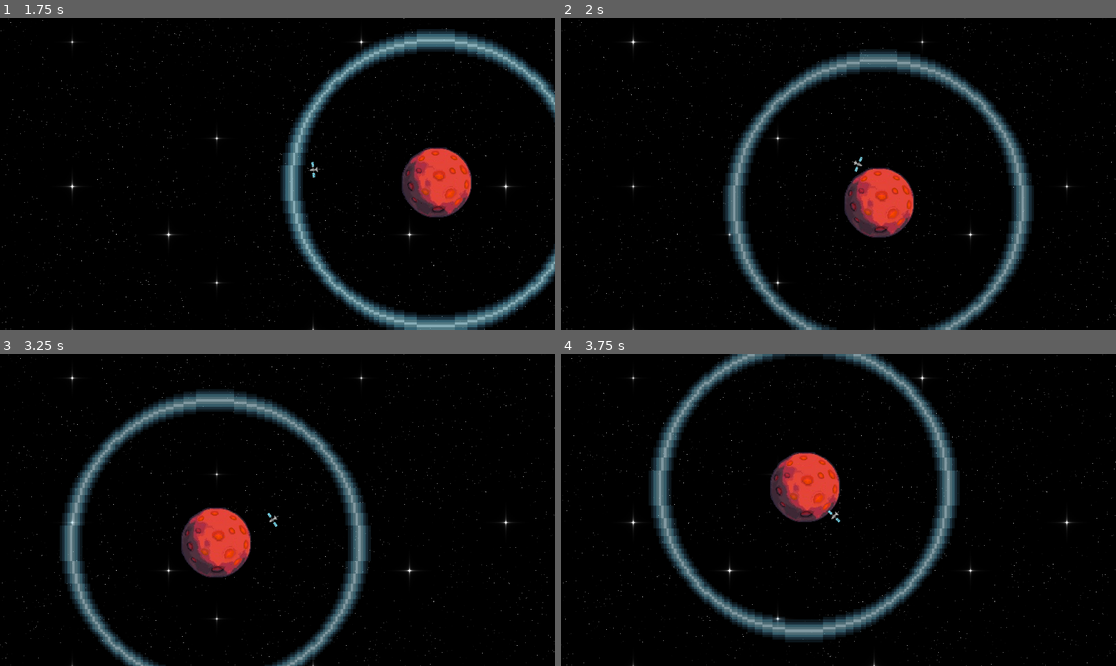
Above: before the commit, frames 1-4 (two rows, left to right).
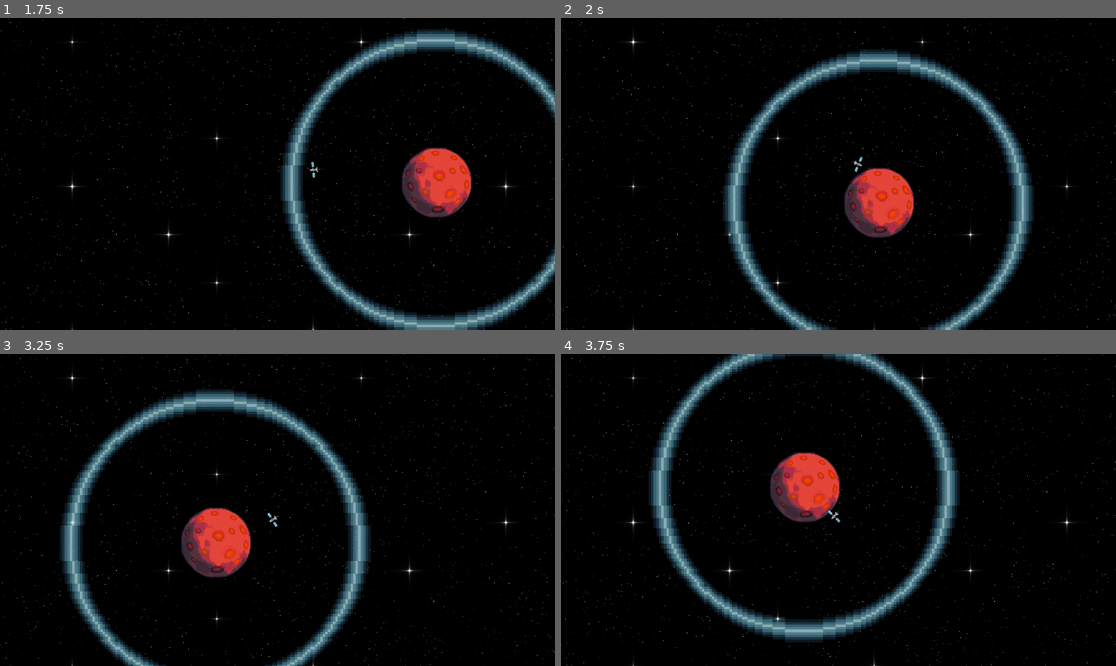
Above: after the commit, the same moments.

Repository: Revarsel/Planet_Loop
Game: Godot game, scene res://Scenes/world.tscn
Same seed, same stepped clock (60 frames per second), same inputs: the game is played once before the commit and once after it.
Inputs (mouse positions are in pixels of both pictures, inside the frame that each line leads up to):
- Up to frame 1 (1.75 s): click (138, 177) at 0.5 s; tap Enter at 1.25 s; move the mouse to (399, 158) at 1.27 s; hold Right mouse button (right_click) from 1.28 s (still down); click (399, 158) at 1.42 s
- Up to frame 2 (2 s): keep holding Right mouse button (right_click)
- Up to frame 3 (3.25 s): move the mouse to (166, 525) at 2.02 s; release Right mouse button (right_click) at 2.03 s; tap F at 2.1 s; click (166, 525) at 2.17 s; move the mouse to (333, 441) at 2.77 s; tap R at 2.85 s; click (333, 441) at 2.92 s
- Up to frame 4 (3.75 s): move the mouse to (810, 572) at 3.52 s; right-click (810, 572) at 3.6 s; click (810, 572) at 3.67 s

Frame 1 is identical in both runs. In frame 2, less than 0.1% of the frame differs, in the area x 29-86%, y 10-100%; in frame 3, less than 0.1%; in frame 4, less than 0.1%.

Commit message:
Player no longer flies off to infinity and beyond

Diff:
--- a/Scripts/planet.gd
+++ b/Scripts/planet.gd
@@ -46,7 +46,7 @@
 		var distance: = global_position - player.global_position
 		var length: float = max(distance.length(), 250)
 		var force: = gravity * 2000 / (length * length)
-		player.apply_force(distance.normalized() * force * int(length < max_distance))
+		player.apply_force(distance.normalized() * force) # * int(length < max_distance))
 		if calculate:
 			curr_angle = abs((player.global_position - global_position).angle())
 			total_angle += abs(curr_angle - prev_angle) * int(!player_dead)
@@ -60,6 +60,14 @@
 			if total_angle > TAU:
 				Signals.emit_planet_destroyed()
 				queue_free()
+		else:
+			reset_borders()
+
+func reset_borders():
+	blue_alpha = 1
+	red_alpha = 0
+	blue_border.self_modulate = Color(1,1,1, blue_alpha)
+	red_border.self_modulate = Color(1,1,1, red_alpha)
 
 func _on_body_entered(area1: Node2D):
 	prev_angle = abs((player.global_position - global_position).angle())
@@ -73,6 +81,8 @@
 func _player_destroyed():
 	player_dead = true
 	gravity = gravity_halved
+	calculate = false
+	reset_borders()
 
 func _player_reset():
 	player_dead = false
